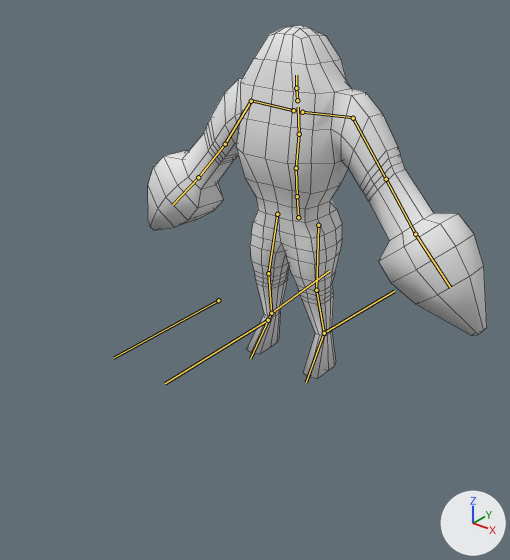
A saved change to the FBX model GameCamp2022/Assets/LiisaTestAssets/Lobster/O_Lobster.fbx.
The view is the same before and after, from a 50 mm camera at (2.84, -4.08, 3.07) aimed at (0.3, -0.9, 1.1). Arrows for +X, +Y and +Z are at lower right; the lights stay in place. The bones that bend it are drawn over the model as lines. Mesh edges are drawn as thin lines.

Names of what the first picture shows: 'obj_lobster'.
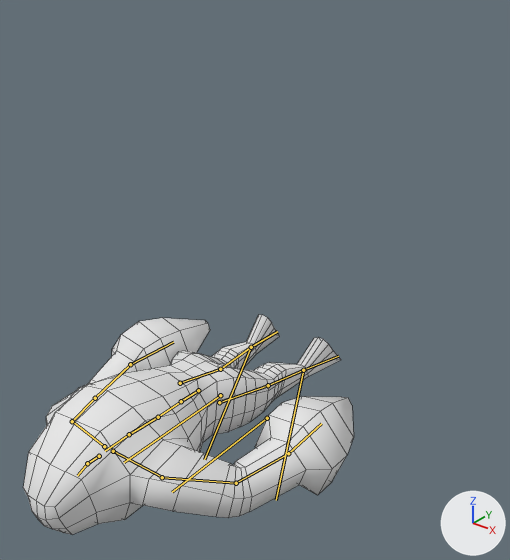
Commit message: Death animation implemented to lobsterman

The newer file adds an action. The first version stands in its rest pose; the second is drawn at frame 46 of the action 'metarig|Lobster_Death'.

Boxes (x1, y1, x2, y2) around the edits, measured in the pictures (510 x 560 px):
```json
{"object": "obj_lobster", "change": "posed", "before": [148, 25, 487, 379], "after": [23, 314, 354, 535], "on screen": "37% shorter"}
{"bone": "spine", "before": "(298, 217) to (297, 195)", "after": "(198, 390) to (180, 402)"}
{"bone": "spine.001", "before": "(297, 196) to (296, 168)", "after": "(181, 401) to (158, 417)"}
{"bone": "spine.002", "before": "(296, 168) to (299, 134)", "after": "(158, 417) to (129, 434)"}
{"bone": "spine.003", "before": "(299, 134) to (298, 107)", "after": "(129, 434) to (105, 451)"}
{"bone": "spine.004", "before": "(297, 100) to (296, 88)", "after": "(99, 456) to (87, 463)"}
{"bone": "spine.006", "before": "(296, 88) to (296, 75)", "after": "(87, 463) to (77, 475)"}
{"bone": "shoulder.L", "before": "(302, 112) to (353, 117)", "after": "(113, 451) to (162, 477)"}
{"bone": "upper_arm.L", "before": "(353, 118) to (386, 179)", "after": "(162, 477) to (236, 483)"}
{"bone": "forearm.L", "before": "(386, 179) to (415, 234)", "after": "(236, 483) to (288, 453)"}
{"bone": "hand.L", "before": "(415, 234) to (450, 287)", "after": "(288, 453) to (321, 423)"}
{"bone": "shoulder.R", "before": "(293, 110) to (251, 100)", "after": "(104, 446) to (72, 421)"}
{"bone": "upper_arm.R", "before": "(251, 101) to (225, 144)", "after": "(72, 421) to (95, 398)"}
{"bone": "forearm.R", "before": "(225, 144) to (198, 177)", "after": "(95, 398) to (130, 364)"}
{"bone": "hand.R", "before": "(198, 177) to (172, 205)", "after": "(130, 364) to (173, 342)"}
{"bone": "thigh.L", "before": "(318, 225) to (316, 290)", "after": "(219, 402) to (268, 385)"}
{"bone": "shin.L", "before": "(316, 290) to (324, 333)", "after": "(268, 385) to (303, 370)"}
{"bone": "foot.L", "before": "(324, 333) to (306, 382)", "after": "(303, 370) to (338, 356)"}
{"bone": "thigh.R", "before": "(277, 214) to (268, 273)", "after": "(180, 383) to (220, 369)"}
{"bone": "shin.R", "before": "(268, 273) to (271, 313)", "after": "(220, 369) to (251, 347)"}
{"bone": "foot.R", "before": "(271, 313) to (250, 358)", "after": "(251, 347) to (277, 331)"}
```

Scene script edits in JSON lines:
```json
{"block": "bone_spine", "where": "bone_spine = bpy.data.objects['metarig'].pose.bones['spine']"}
{"op": "set", "path": "bone_spine.location", "old": "(0.0, 0.0, 0.0)", "new": "(0.0, -0.764, 1.262)"}
{"op": "set", "path": "bone_spine.rotation_quaternion", "old": "(1.0, 0.0, 0.0, 0.0)", "new": "(0.765, 0.644, 0.0, 0.0)", "note": "degrees (0, 0, 0) -> degrees (80, 0, 0)"}
{"block": "bone_spine_001", "where": "bone_spine_001 = bpy.data.objects['metarig'].pose.bones['spine.001']  # child of 'spine'"}
{"op": "set", "path": "bone_spine_001.rotation_quaternion", "old": "(1.0, 0.0, 0.0, 0.0)", "new": "(0.999, 0.028, -0.017, -0.016)", "note": "degrees (0, 0, 0) -> degrees (3, -2, -2)"}
{"block": "bone_spine_002", "where": "bone_spine_002 = bpy.data.objects['metarig'].pose.bones['spine.002']  # child of 'spine.001'"}
{"op": "set", "path": "bone_spine_002.rotation_quaternion", "old": "(1.0, 0.0, 0.0, 0.0)", "new": "(0.996, 0.084, 0.01, 0.026)", "note": "degrees (0, 0, 0) -> degrees (10, 1, 3)"}
{"block": "bone_spine_003", "where": "bone_spine_003 = bpy.data.objects['metarig'].pose.bones['spine.003']  # child of 'spine.002'"}
{"op": "set", "path": "bone_spine_003.rotation_quaternion", "old": "(1.0, 0.0, 0.0, 0.0)", "new": "(0.999, -0.043, 0.006, 0.001)", "note": "degrees (0, 0, 0) -> degrees (-5, 1, 0)"}
{"block": "bone_spine_004", "where": "bone_spine_004 = bpy.data.objects['metarig'].pose.bones['spine.004']  # child of 'spine.003'"}
{"op": "set", "path": "bone_spine_004.rotation_quaternion", "old": "(1.0, 0.0, 0.0, 0.0)", "new": "(0.996, -0.086, -0.005, -0.007)", "note": "degrees (0, 0, 0) -> degrees (-10, -1, -1)"}
{"block": "bone_spine_006", "where": "bone_spine_006 = bpy.data.objects['metarig'].pose.bones['spine.006']  # child of 'spine.004'"}
{"op": "set", "path": "bone_spine_006.rotation_quaternion", "old": "(1.0, 0.0, 0.0, 0.0)", "new": "(0.958, 0.285, 0.0, -0.028)", "note": "degrees (0, 0, 0) -> degrees (33, 1, -3)"}
{"block": "bone_shoulder_l", "where": "bone_shoulder_l = bpy.data.objects['metarig'].pose.bones['shoulder.L']  # child of 'spine.003'"}
{"op": "set", "path": "bone_shoulder_l.rotation_quaternion", "old": "(1.0, 0.0, 0.0, 0.0)", "new": "(0.998, 0.028, -0.01, -0.061)", "note": "degrees (0, 0, 0) -> degrees (3, -1, -7)"}
{"block": "bone_upper_arm_l", "where": "bone_upper_arm_l = bpy.data.objects['metarig'].pose.bones['upper_arm.L']  # child of 'shoulder.L'"}
{"op": "set", "path": "bone_upper_arm_l.rotation_quaternion", "old": "(1.0, 0.0, 0.0, 0.0)", "new": "(0.989, 0.127, -0.057, 0.054)", "note": "degrees (0, 0, 0) -> degrees (14, -7, 5)"}
{"block": "bone_forearm_l", "where": "bone_forearm_l = bpy.data.objects['metarig'].pose.bones['forearm.L']  # child of 'upper_arm.L'"}
{"op": "set", "path": "bone_forearm_l.rotation_quaternion", "old": "(1.0, 0.0, 0.0, 0.0)", "new": "(0.933, -0.181, 0.147, -0.274)", "note": "degrees (0, 0, 0) -> degrees (-25, 10, -35)"}
{"block": "bone_hand_l", "where": "bone_hand_l = bpy.data.objects['metarig'].pose.bones['hand.L']  # child of 'forearm.L'"}
{"op": "set", "path": "bone_hand_l.rotation_quaternion", "old": "(1.0, 0.0, 0.0, 0.0)", "new": "(0.98, 0.106, 0.047, -0.16)", "note": "degrees (0, 0, 0) -> degrees (11, 7, -18)"}
{"block": "bone_shoulder_r", "where": "bone_shoulder_r = bpy.data.objects['metarig'].pose.bones['shoulder.R']  # child of 'spine.003'"}
{"op": "set", "path": "bone_shoulder_r.rotation_quaternion", "old": "(1.0, 0.0, 0.0, 0.0)", "new": "(0.992, 0.059, -0.083, 0.073)", "note": "degrees (0, 0, 0) -> degrees (6, -10, 8)"}
{"block": "bone_upper_arm_r", "where": "bone_upper_arm_r = bpy.data.objects['metarig'].pose.bones['upper_arm.R']  # child of 'shoulder.R'"}
{"op": "set", "path": "bone_upper_arm_r.rotation_quaternion", "old": "(1.0, 0.0, 0.0, 0.0)", "new": "(0.978, 0.178, 0.09, -0.056)", "note": "degrees (0, 0, 0) -> degrees (20, 11, -5)"}
{"block": "bone_forearm_r", "where": "bone_forearm_r = bpy.data.objects['metarig'].pose.bones['forearm.R']  # child of 'upper_arm.R'"}
{"op": "set", "path": "bone_forearm_r.rotation_quaternion", "old": "(1.0, 0.0, 0.0, 0.0)", "new": "(0.924, -0.205, -0.159, 0.279)", "note": "degrees (0, 0, 0) -> degrees (-28, -10, 36)"}
{"block": "bone_hand_r", "where": "bone_hand_r = bpy.data.objects['metarig'].pose.bones['hand.R']  # child of 'forearm.R'"}
{"op": "set", "path": "bone_hand_r.rotation_quaternion", "old": "(1.0, 0.0, 0.0, 0.0)", "new": "(0.98, 0.107, -0.047, 0.159)", "note": "degrees (0, 0, 0) -> degrees (11, -7, 18)"}
{"block": "bone_thigh_l", "where": "bone_thigh_l = bpy.data.objects['metarig'].pose.bones['thigh.L']  # child of 'spine'"}
{"op": "set", "path": "bone_thigh_l.location", "old": "(0.0, 0.0, 0.0)", "new": "(0.0, 0.002, 0.011)"}
{"op": "set", "path": "bone_thigh_l.rotation_quaternion", "old": "(1.0, 0.0, 0.0, 0.0)", "new": "(0.999, -0.035, -0.001, -0.003)", "note": "degrees (0, 0, 0) -> degrees (-4, 0, 0)"}
{"block": "bone_shin_l", "where": "bone_shin_l = bpy.data.objects['metarig'].pose.bones['shin.L']  # child of 'thigh.L'"}
{"op": "set", "path": "bone_shin_l.rotation_quaternion", "old": "(1.0, 0.0, 0.0, 0.0)", "new": "(0.992, 0.129, 0.0, 0.006)", "note": "degrees (0, 0, 0) -> degrees (15, 0, 1)"}
{"block": "bone_foot_l", "where": "bone_foot_l = bpy.data.objects['metarig'].pose.bones['foot.L']  # child of 'shin.L'"}
{"op": "set", "path": "bone_foot_l.rotation_quaternion", "old": "(1.0, 0.0, 0.0, 0.0)", "new": "(0.894, -0.428, -0.073, 0.106)", "note": "degrees (0, 0, 0) -> degrees (-51, -2, 15)"}
{"block": "bone_thigh_r", "where": "bone_thigh_r = bpy.data.objects['metarig'].pose.bones['thigh.R']  # child of 'spine'"}
{"op": "set", "path": "bone_thigh_r.location", "old": "(0.0, 0.0, 0.0)", "new": "(0.0, 0.002, 0.011)"}
{"block": "bone_shin_r", "where": "bone_shin_r = bpy.data.objects['metarig'].pose.bones['shin.R']  # child of 'thigh.R'"}
{"op": "set", "path": "bone_shin_r.rotation_quaternion", "old": "(1.0, 0.0, 0.0, 0.0)", "new": "(1.0, 0.028, 0.0, -0.001)", "note": "degrees (0, 0, 0) -> degrees (3, 0, 0)"}
{"block": "bone_foot_r", "where": "bone_foot_r = bpy.data.objects['metarig'].pose.bones['foot.R']  # child of 'shin.R'"}
{"op": "set", "path": "bone_foot_r.rotation_quaternion", "old": "(1.0, 0.0, 0.0, 0.0)", "new": "(0.926, -0.376, -0.031, -0.015)", "note": "degrees (0, 0, 0) -> degrees (-44, -4, 0)"}
```
